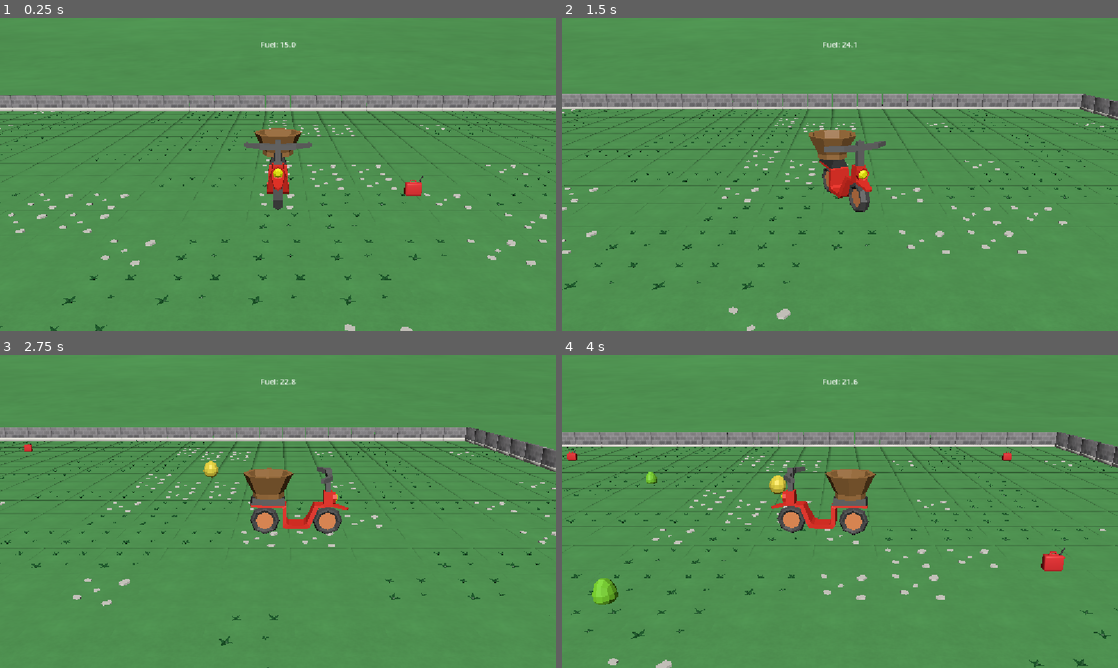
Above: before the commit, frames 1-4 (two rows, left to right).
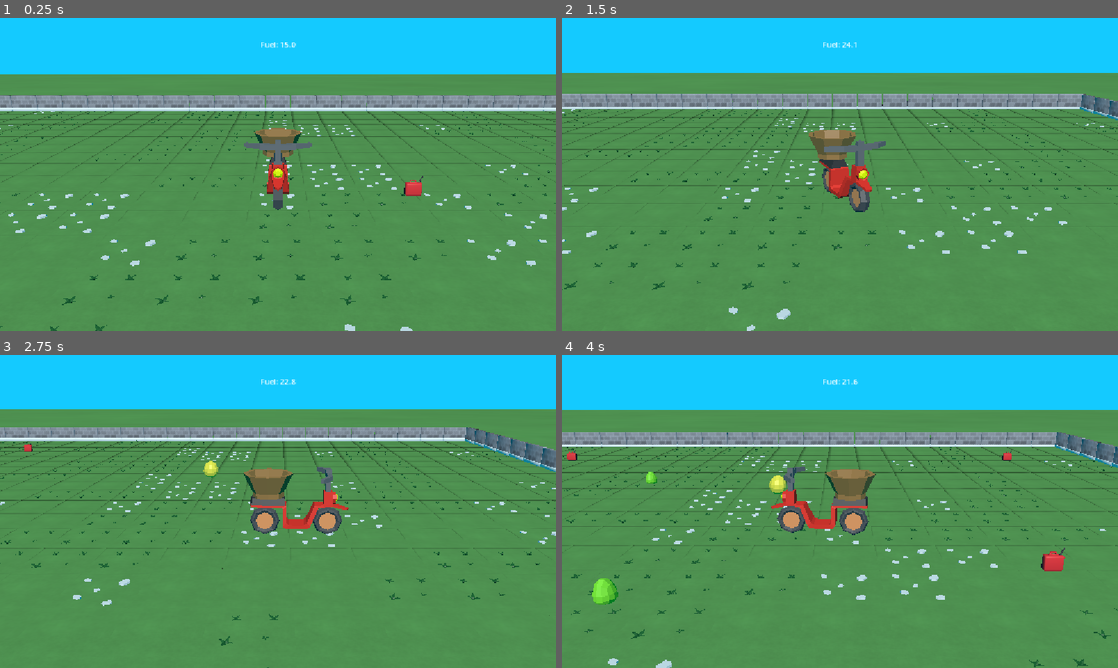
Above: after the commit, the same moments.

Repository: Moisxphillip/GMTK2026
Game: Godot game, scene res://content/level/level.tscn
The game is run twice, just before and just after one commit, with the same random seed, the same clock (stepped at 60 frames per second) and the same inputs. The project has no main scene, so this scene is started directly.
Inputs:
- Up to frame 1 (0.25 s): no input
- Up to frame 2 (1.5 s): tap Enter (ui_accept) at 0.5 s; hold D (Right) 0.53-1.28 s; tap F (Interact) at 0.6, 1.35 s; tap Space (Jump) at 0.77 s; hold S (Down) from 1.28 s (still down)
- Up to frame 3 (2.75 s): tap Space (Jump) at 1.52 s; release S (Down) at 2.03 s; hold D (Right) from 2.03 s (still down); tap F (Interact) at 2.1 s
- Up to frame 4 (4 s): release D (Right) at 2.78 s; hold W (Up) 2.78-3.53 s; tap F (Interact) at 2.85, 3.6 s; tap Space (Jump) at 3.02, 3.77 s; hold A (Left) from 3.53 s (still down)

The runs differ from the first frame. In frame 1, 20% of the frame differs, in the area x 0-100%, y 0-100%; in frame 2, 20%; in frame 3, 20%; in frame 4, 20%.

Commit message:
Added ambient light

Diff:
--- a/content/level/level.tscn
+++ b/content/level/level.tscn
@@ -12,7 +12,14 @@
 [ext_resource type="PackedScene" uid="uid://1te7i6wcp6x7" path="res://content/env_models/tile_stone_grass.tscn" id="8_ysoro"]
 [ext_resource type="PackedScene" uid="uid://c0uoqpwy5fhvq" path="res://content/env_models/ground_plain.glb" id="11_ysoro"]
 
+[sub_resource type="Sky" id="Sky_ysoro"]
+
 [sub_resource type="Environment" id="Environment_g4v7s"]
+background_mode = 1
+background_color = Color(0.044794433, 0.45523083, 0.5765089, 1)
+background_energy_multiplier = 1.74
+sky = SubResource("Sky_ysoro")
+ambient_light_energy = 1.15
 
 [sub_resource type="BoxMesh" id="BoxMesh_g4v7s"]
 size = Vector3(20, 0.5, 20)
@@ -3567,10 +3574,7 @@
 autostart = true
 
 [node name="ground_plain" parent="." unique_id=1481583906 instance=ExtResource("11_ysoro")]
-transform = Transform3D(50, 0, 0, 0, 1, 0, 0, 0, 50, 0, -0.1, 0)
-
-[node name="ground_plain2" parent="." unique_id=1716246365 instance=ExtResource("11_ysoro")]
-transform = Transform3D(200, 0, 0, 0, 0.99254614, -24.373869, 0, 0.12186935, 198.50923, 0, 10, -200)
+transform = Transform3D(100, 0, 0, 0, 1, 0, 0, 0, 50, 0, -0.1, -13.128239)
 
 [connection signal="timeout" from="GasTimer" to="." method="_on_gas_timer_timeout"]
 [connection signal="timeout" from="FruitTimer" to="." method="_on_fruit_timer_timeout"]
